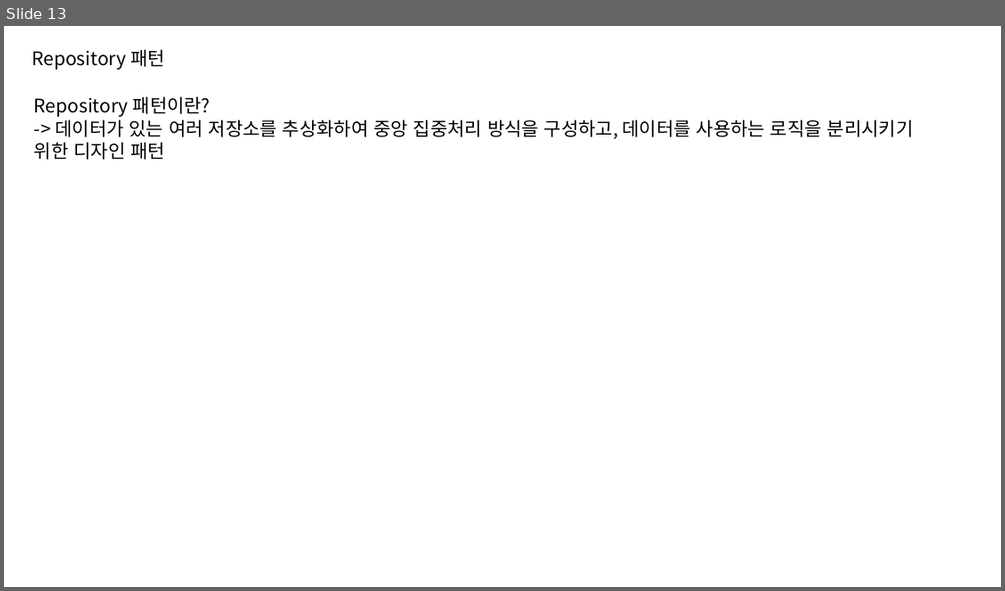
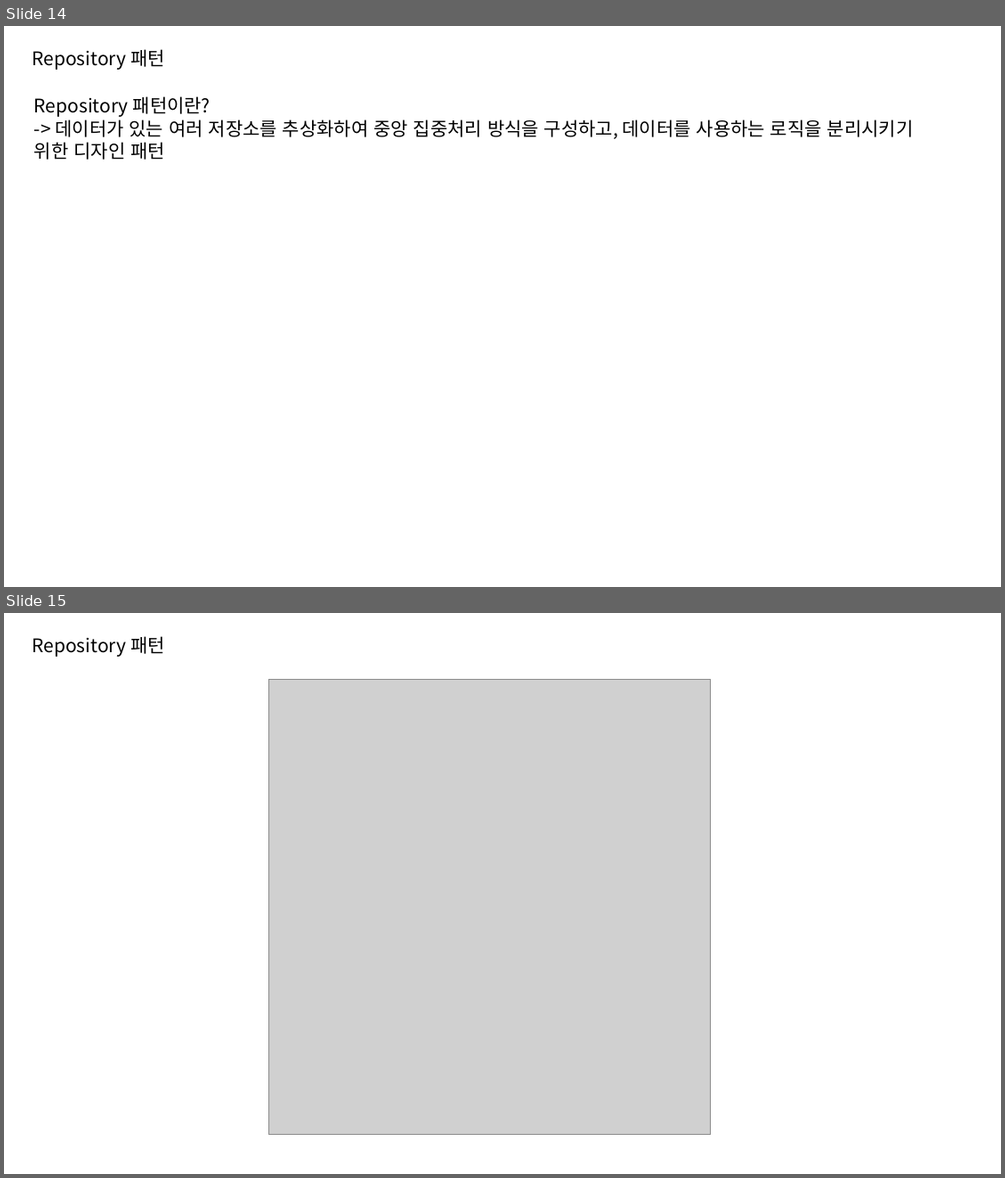
Before and after one commit to OneLine-IF/Class, a slide deck: 디자인 패턴/디자인 패턴.pptx. Shown one above the other, each under a label of ours: slide 13 before the commit, slides 14 and 15 after it. The pictures are 1005x591 and 1005x1178 pixels, drawn with LibreOffice and Linux fonts; fonts in the diff are those of the drawing; grey boxes stand for pictures. Boxes give left, top, right and bottom in pixels: in the first picture for what was removed or moved away, otherwise in the second. Text is boxed around its words. In the diff, an @@ line names an element or a change of style, - is before the commit and + after.

Commit message:
디자인 패턴 완성본

```diff
--- a/디자인 패턴/디자인 패턴.pptx
+++ b/디자인 패턴/디자인 패턴.pptx
@@ slide 15 added at bbox=[4, 613, 1001, 1174], background #FFFFFF @@
@@ text added at bbox=[32, 636, 165, 657], 18 pt, text #000000 @@
+Repository 패턴
@@ picture added at bbox=[268, 680, 711, 1135] @@
@@ what was slide 13 is now slide 14 @@
```
Also in this commit, not shown: 2 slides changed, 1 other slide added, 46 other files.
